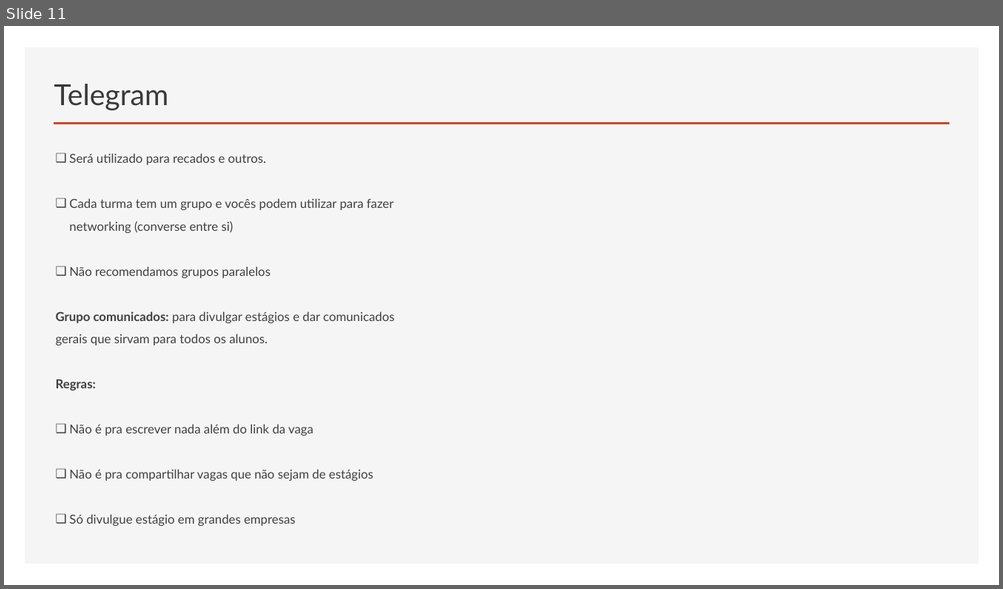
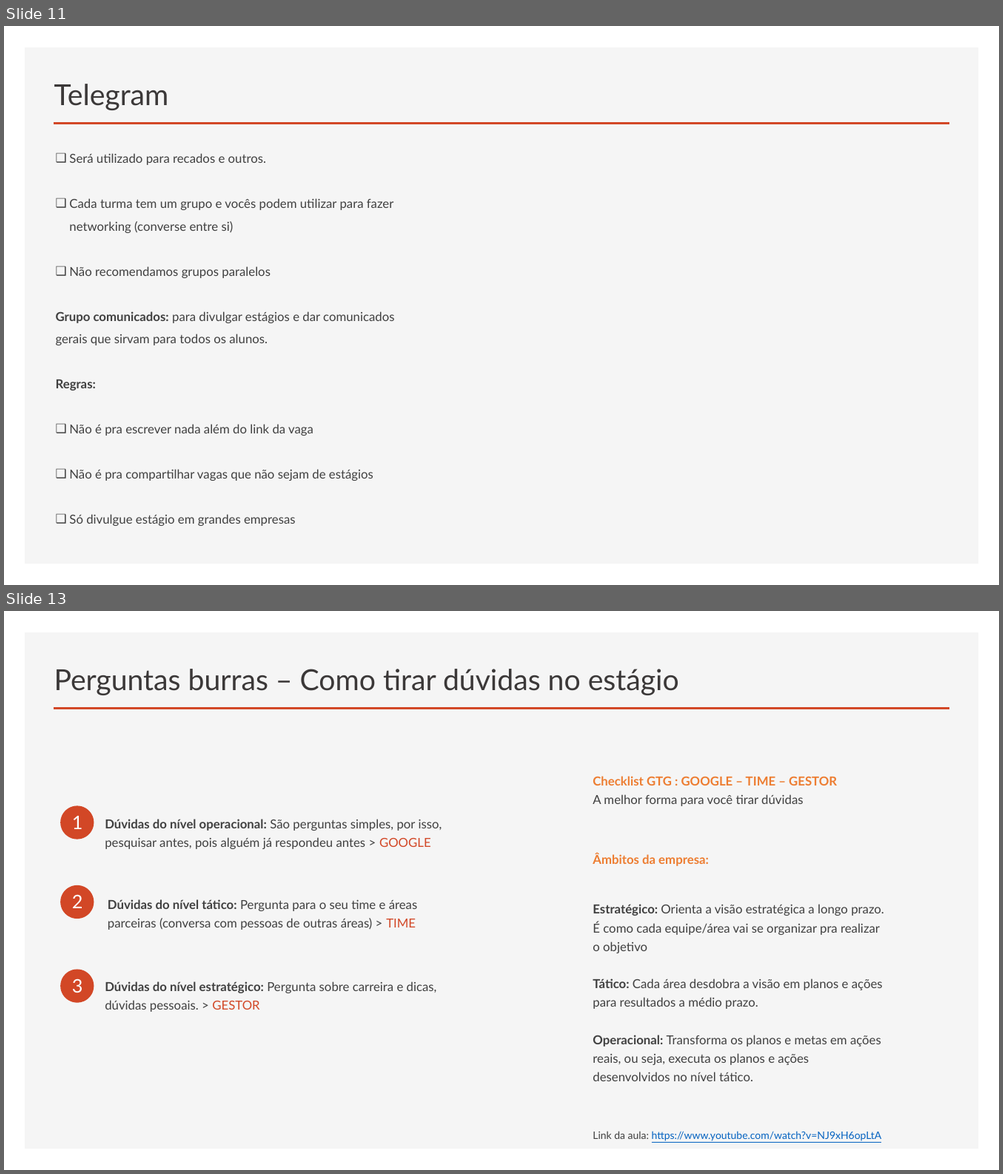
Before and after one commit to RaizaCirne/js-antes-do-react, a slide deck: Curso_Plano_da_Aprovacao/01_introducao.pptx. Shown one above the other, each under a label of ours: slide 11 before the commit, slides 11 and 13 after it; the slides between them are not shown. The pictures are 1003x589 and 1003x1174 pixels, drawn with LibreOffice and Linux fonts; fonts in the diff are those of the drawing. Boxes give left, top, right and bottom in pixels: in the first picture for what was removed or moved away, otherwise in the second. Text is boxed around its words. In the diff, an @@ line names an element or a change of style, - is before the commit and + after.

```diff
--- a/Curso_Plano_da_Aprovacao/01_introducao.pptx
+++ b/Curso_Plano_da_Aprovacao/01_introducao.pptx
@@ slide 13 added at (4,611,999,1170), background #FFFFFF; not listed: 2 template elements that a slide beside it also shows @@
@@ title added at (54,669,679,695), 28 pt, text #3B3838 @@
+Perguntas burras – Como tirar dúvidas no estágio
@@ text added at (592,776,836,806), 12 pt, text #404040 @@
+Checklist GTG : GOOGLE – TIME – GESTOR
+A melhor forma para você tirar dúvidas
@@ ellipse added at (61,806,94,840), fill #D24726 @@
@@ text added at (72,816,83,829), 18 pt, text #FFFFFF @@
+1
@@ text added at (105,819,442,849), 12 pt, text #404040 @@
+Dúvidas do nível operacional: São perguntas simples, por isso, pesquisar antes, pois alguém já respondeu antes > GOOGLE
@@ text added at (592,854,884,1082), 12 pt, text #404040 @@
+Âmbitos da empresa:
+Estratégico: Orienta a visão estratégica a longo prazo. É como cada equipe/área vai se organizar pra realizar o objetivo
+Tático: Cada área desdobra a visão em planos e ações para resultados a médio prazo.
+Operacional: Transforma os planos e metas em ações reais, ou seja, executa os planos e ações desenvolvidos no nível tático.
@@ ellipse added at (61,886,94,919), fill #D24726 @@
@@ text added at (72,894,83,908), 18 pt, text #FFFFFF @@
+2
@@ text added at (108,900,418,930), 12 pt, text #404040 @@
+Dúvidas do nível tático: Pergunta para o seu time e áreas parceiras (conversa com pessoas de outras áreas) > TIME
@@ ellipse added at (61,970,94,1003), fill #D24726 @@
@@ text added at (72,979,83,993), 18 pt, text #FFFFFF @@
+3
@@ text added at (105,982,437,1012), 12 pt, text #404040 @@
+Dúvidas do nível estratégico: Pergunta sobre carreira e dicas, dúvidas pessoais. > GESTOR
@@ text added at (592,1131,882,1142), 10 pt, text #0563C1, underline @@
+Link da aula: https://www.youtube.com/watch?v=NJ9xH6opLtA
```
Also in this commit, not shown: 1 other slide added, 7 slides removed.
